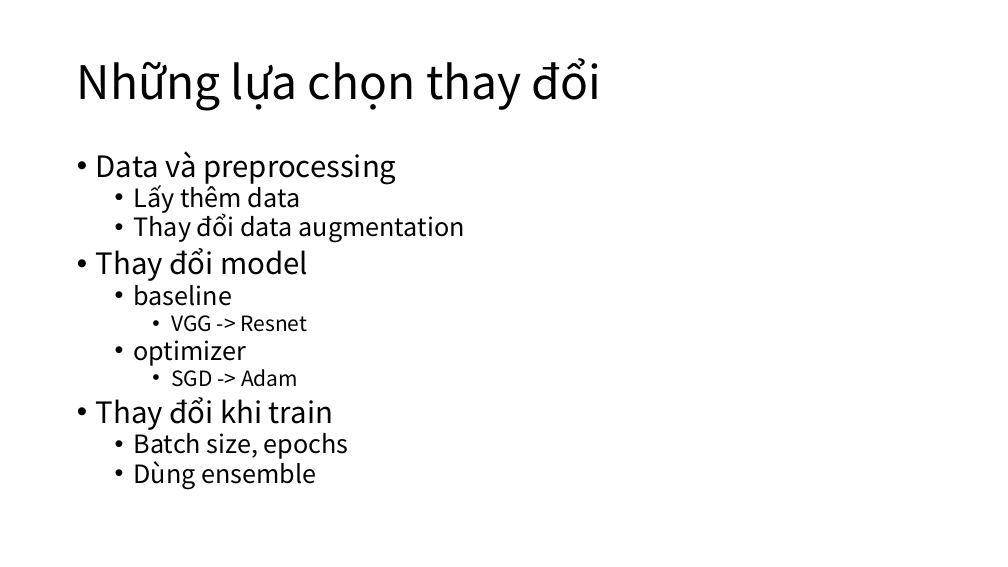
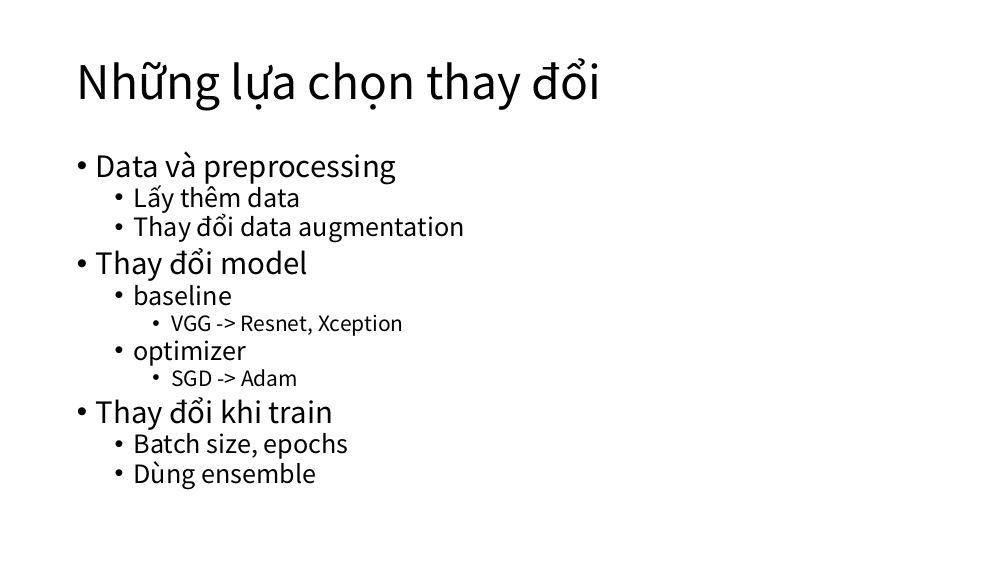
Before and after one commit to makotovnjp/Talent5OpenPose, a slide deck: slide 8 of doc/Talent5OpenPoseWeek3.pptx. Drawn at 1008x567 pixels with LibreOffice and Linux fonts; fonts in the diff are those of the drawing. Boxes give left, top, right and bottom in pixels: in the first picture for what was removed or moved away, otherwise in the second. Text is boxed around its words. In the diff, an @@ line names an element or a change of style, - is before the commit and + after.

Commit message:
update

```diff
--- a/doc/Talent5OpenPoseWeek3.pptx
+++ b/doc/Talent5OpenPoseWeek3.pptx
@@ text at [171,315,404,336]: text changed @@
-    • VGG -> Resnet
+    • VGG -> Resnet, Xception
```
Also in this commit, not shown: 1 slide removed.
